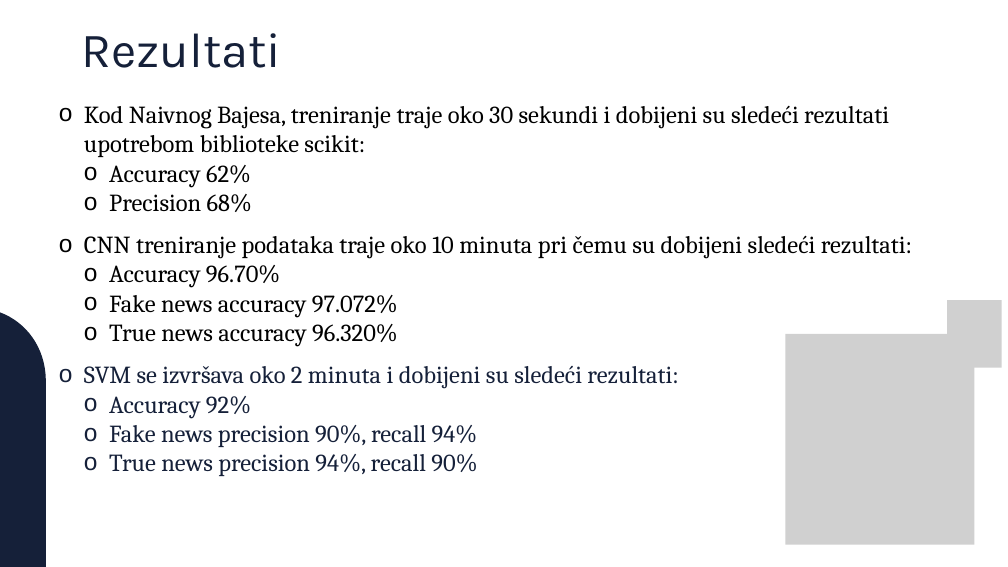
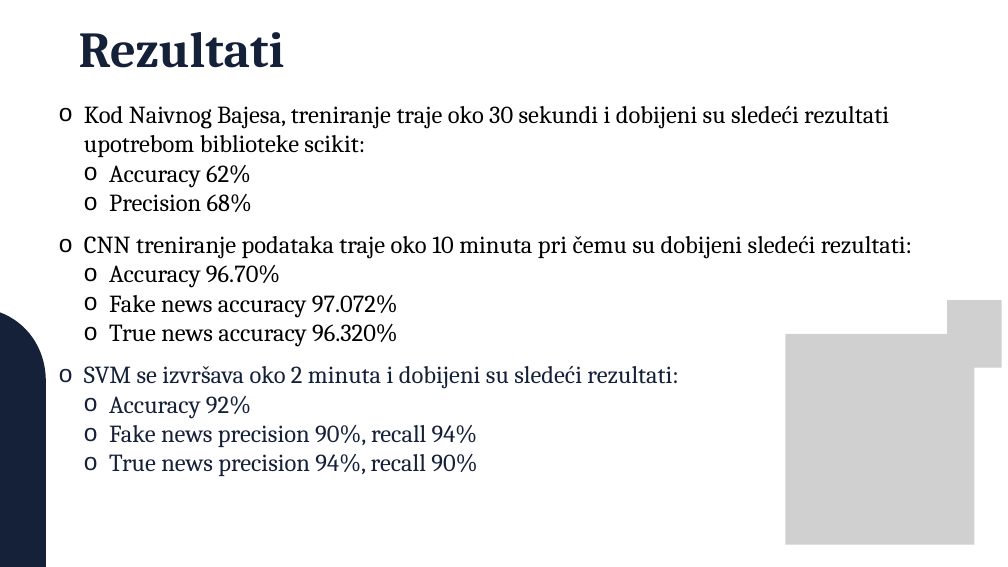
Before and after one commit to SonjaBaljicki/fake-news-detection, a slide deck: slide 10 of Fake-news-detection.pptx. Drawn at 1008x567 pixels with LibreOffice and Linux fonts; fonts in the diff are those of the drawing; grey boxes stand for pictures. Boxes give left, top, right and bottom in pixels: in the first picture for what was removed or moved away, otherwise in the second. Text is boxed around its words. In the diff, an @@ line names an element or a change of style, - is before the commit and + after.

```diff
--- a/Fake-news-detection.pptx
+++ b/Fake-news-detection.pptx
@@ text "Rezultati" at bbox=[79, 32, 284, 68]: size 70 to 72 pt, font Karla to Cambria, bold on @@
```
Also in this commit, not shown: 11 other slides changed, 6 other files.
